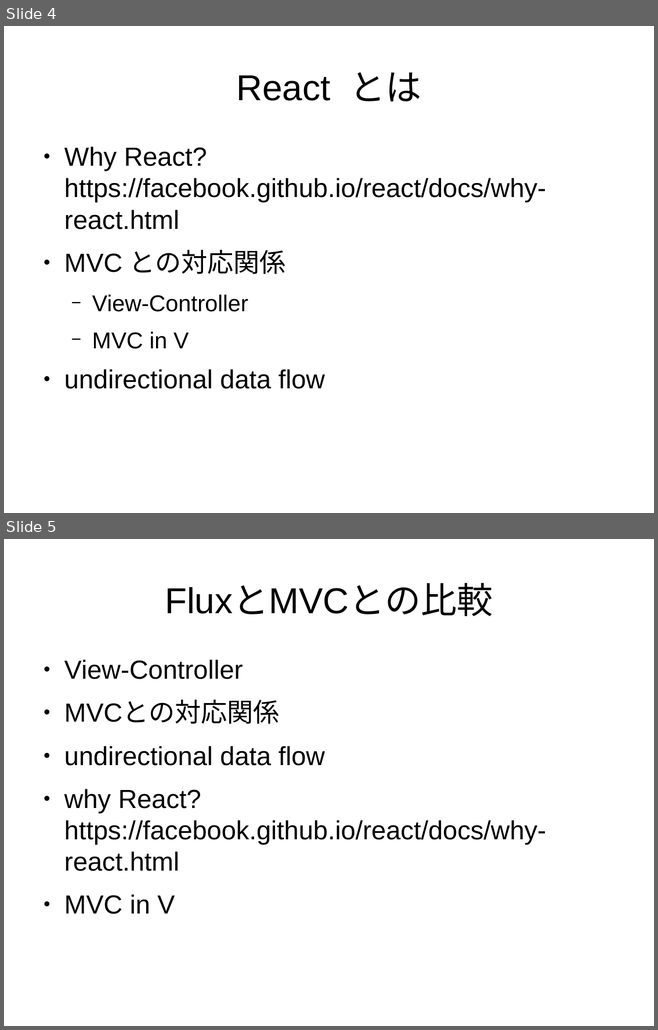
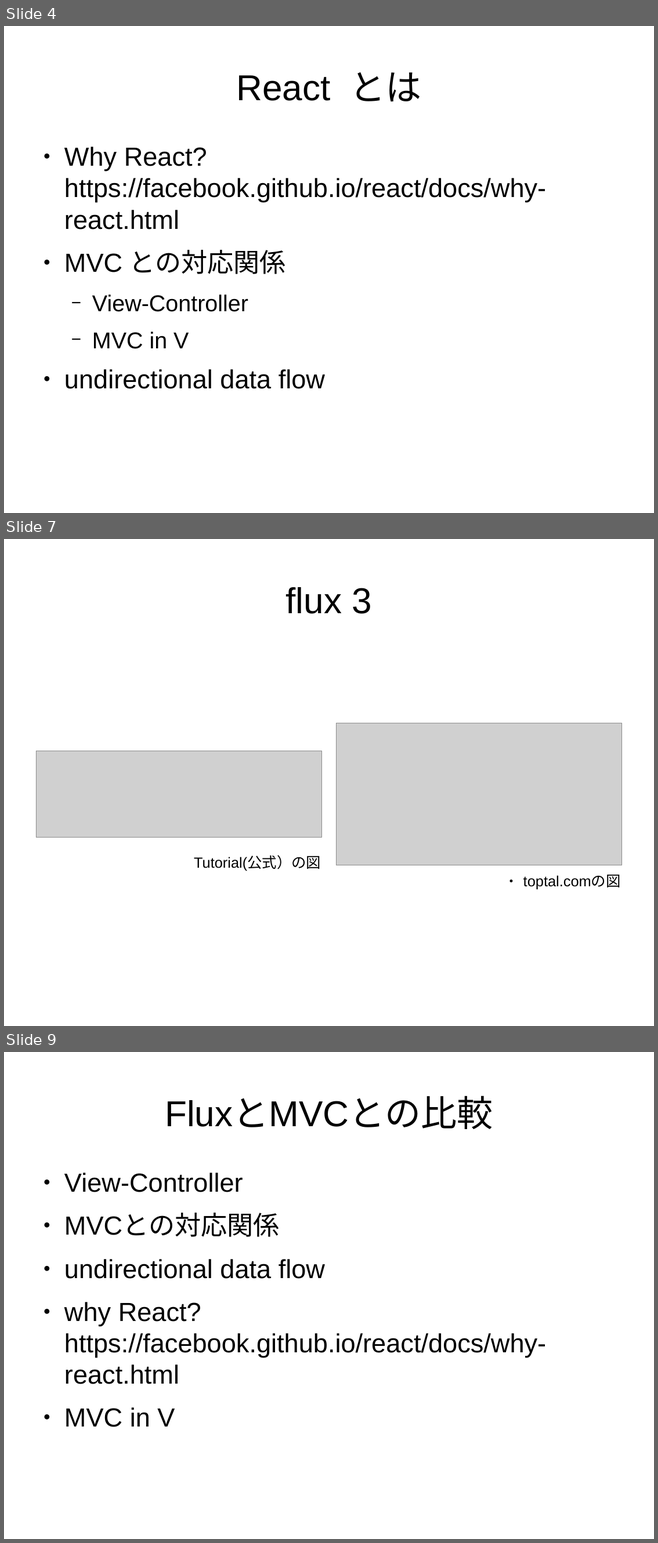
Before and after one commit to sallop/til, a slide deck: react入門.odp. Shown one above the other, each under a label of ours: slides 4 and 5 before the commit, slides 4, 7 and 9 after it; the slides between them are not shown. The pictures are 658x1030 and 658x1543 pixels, drawn with LibreOffice and Linux fonts; fonts in the diff are those of the drawing; grey boxes stand for pictures. Boxes give left, top, right and bottom in pixels: in the first picture for what was removed or moved away, otherwise in the second. Text is boxed around its words. In the diff, an @@ line names an element or a change of style, - is before the commit and + after.

```diff
--- a/react入門.odp
+++ b/react入門.odp
@@ slide 7 added at (x1=4, y1=539, x2=654, y2=1026), background #FFFFFF @@
@@ title added at (x1=286, y1=587, x2=372, y2=614), 44 pt, text #000000 @@
+flux 3
@@ picture added at (x1=336, y1=723, x2=621, y2=866) @@
@@ picture added at (x1=36, y1=751, x2=322, y2=837) @@
@@ text added at (x1=194, y1=856, x2=321, y2=871), 18 pt, text #000000 @@
+Tutorial(公式）の図
@@ text added at (x1=523, y1=875, x2=621, y2=890), 18 pt, text #000000 @@
+● toptal.comの図
@@ what was slide 5 is now slide 9 @@
```
Also in this commit, not shown: 1 slide changed, 3 other slides added.
